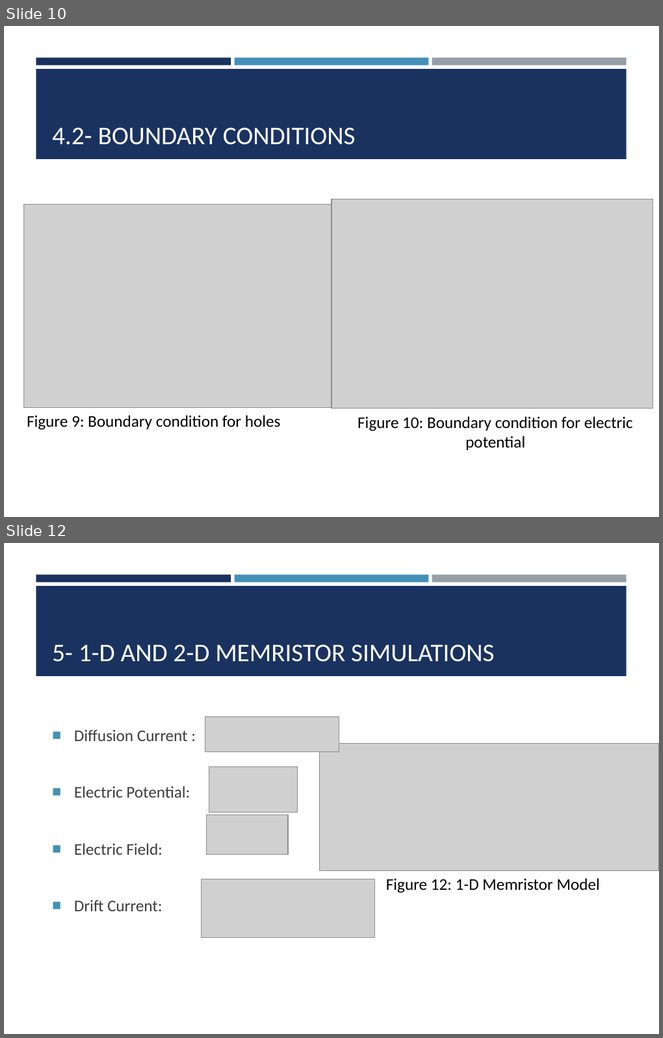
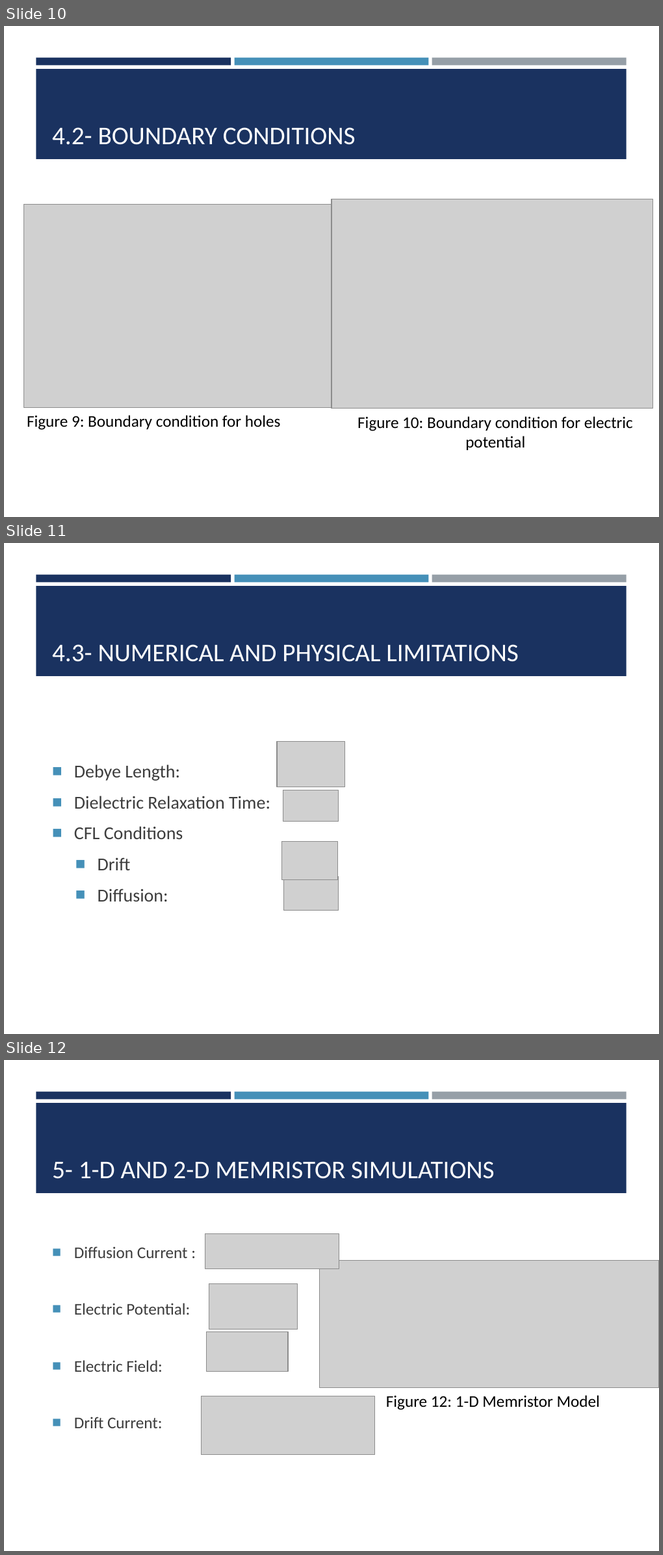
Before and after one commit to cbonfil/ThesisReport, a slide deck: Memristor Thesis/Memristor Presentation.pptx. Shown one above the other, each under a label of ours: slides 10 and 12 before the commit, slides 10, 11 and 12 after it; the slides between them are not shown. The pictures are 663x1038 and 663x1555 pixels, drawn with LibreOffice and Linux fonts; fonts in the diff are those of the drawing; grey boxes stand for pictures. Boxes give left, top, right and bottom in pixels: in the first picture for what was removed or moved away, otherwise in the second. Text is boxed around its words. In the diff, an @@ line names an element or a change of style, - is before the commit and + after.

```diff
--- a/Memristor Thesis/Memristor Presentation.pptx
+++ b/Memristor Thesis/Memristor Presentation.pptx
@@ slide 11 added at (x1=4, y1=543, x2=659, y2=1034), background #FFFFFF; not listed: 4 template elements that a slide beside it also shows @@
@@ title added at (x1=52, y1=644, x2=518, y2=662), 28 pt, text #FFFFFF @@
+4.3- NUMERICAL AND PHYSICAL LIMITATIONS
@@ picture added at (x1=277, y1=741, x2=345, y2=787) @@
@@ text added at (x1=74, y1=765, x2=270, y2=902), 20 pt, text #3D3D3D @@
+■ Debye Length:
+■ Dielectric Relaxation Time:
+■ CFL Conditions
+  ■ Drift
+  ■ Diffusion:
@@ picture added at (x1=283, y1=791, x2=339, y2=822) @@
@@ picture added at (x1=282, y1=842, x2=337, y2=880) @@
@@ picture added at (x1=284, y1=876, x2=339, y2=910) @@
```
Also in this commit, not shown: 7 slides changed, 25 other files.
